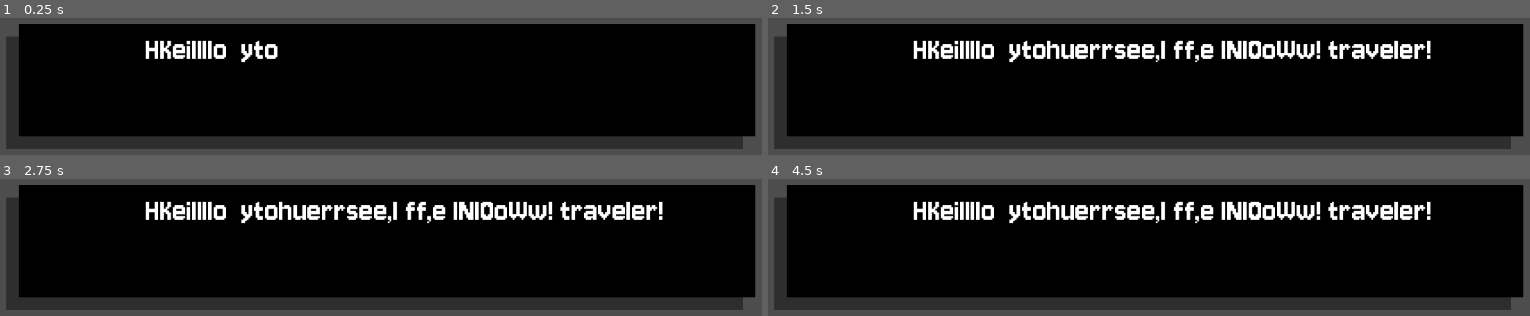
Above: before the commit, frames 1-4 (two rows, left to right).
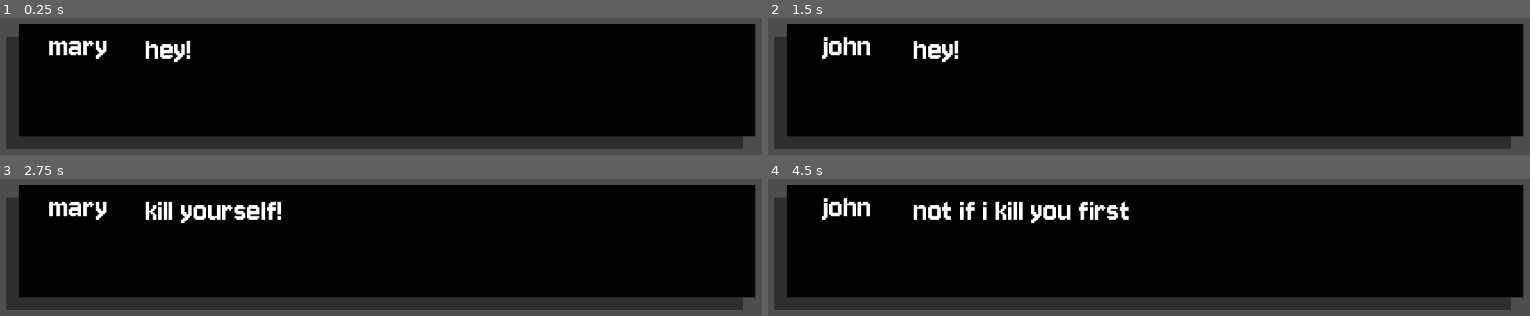
Above: after the commit, the same moments.

Repository: coderspark/voc-ding
Game: Godot game, scene res://Scenes/ui.tscn
Same seed, same stepped clock (60 frames per second), same inputs: the game is played once before the commit and once after it. This scene is started directly instead of the project's main scene.
Inputs (mouse positions are in pixels of both pictures, inside the frame that each line leads up to):
- Up to frame 1 (0.25 s): no input
- Up to frame 2 (1.5 s): move the mouse to (outside the picture) at 0.52 s; hold D (right) 0.53-1.28 s; click (outside the picture) at 0.6 s; move the mouse to (outside the picture) at 1.27 s; hold S (down) from 1.28 s (still down); tap Middle mouse button (move_camera) at 1.35 s
- Up to frame 3 (2.75 s): tap Enter at 2 s; move the mouse to (outside the picture) at 2.02 s; release S (down) at 2.03 s; hold D (right) from 2.03 s (still down); click (outside the picture) at 2.1 s
- Up to frame 4 (4.5 s): move the mouse to (1110, 188) at 2.77 s; release D (right) at 2.78 s; hold W (up) 2.78-3.53 s; tap Middle mouse button (move_camera) at 2.85, 4.35 s; click (1110, 188) at 2.92 s; tap Space at 3.5 s; move the mouse to (outside the picture) at 3.52 s; hold A (left) from 3.53 s (still down); click (outside the picture) at 3.6 s; move the mouse to (outside the picture) at 4.27 s

The runs differ from the first frame. In frame 1, 1.9% of the frame differs, in the area x 6-37%, y 16-33%; in frame 2, 5.8%; in frame 3, 6.1%; in frame 4, 6.2%, in the area x 7-88%, y 13-33%.

Commit message:
Better dialogue system

Diff:
--- a/Code/dialogue.gd
+++ b/Code/dialogue.gd
@@ -1,12 +1,17 @@
 extends Control
 
-func show_dialogue(text:String,character:String):
-	$CanvasLayer/Text.text = ""
-	for char in text:
-		$Timer.start()
+func show_dialogue(data:Array):
+	$CanvasLayer.show()
+	for n in data:
+		$CanvasLayer/Text.text = ""
+		$CanvasLayer/Name.text = n[1]
+		for char in n[0]:
+			$Timer.start(0.03)
+			await $Timer.timeout
+			$CanvasLayer/Text.text += char
+		$Timer.start(1)
 		await $Timer.timeout
-		$CanvasLayer/Text.text += char
+	$CanvasLayer.hide()
 
 func _ready() -> void:
-	show_dialogue("Hello there, fellow traveler!","Mary")
-	show_dialogue("Kill yourself, NOW!","Mary")
+	show_dialogue([["hey!","mary"],["hey!","john"],["kill yourself!","mary"],["not if i kill you first!","john"],["I died!","mary"]])
--- a/Scenes/ui.tscn
+++ b/Scenes/ui.tscn
@@ -28,6 +28,16 @@
 theme = ExtResource("2_qdvrb")
 autowrap_mode = 3
 
+[node name="Name" type="Label" parent="CanvasLayer"]
+offset_left = 64.0
+offset_top = 455.0
+offset_right = 216.0
+offset_bottom = 507.0
+theme = ExtResource("2_qdvrb")
+text = "Mary"
+horizontal_alignment = 1
+autowrap_mode = 3
+
 [node name="Timer" type="Timer" parent="."]
 wait_time = 0.03
 one_shot = true
Not shown, changed: .gitignore
